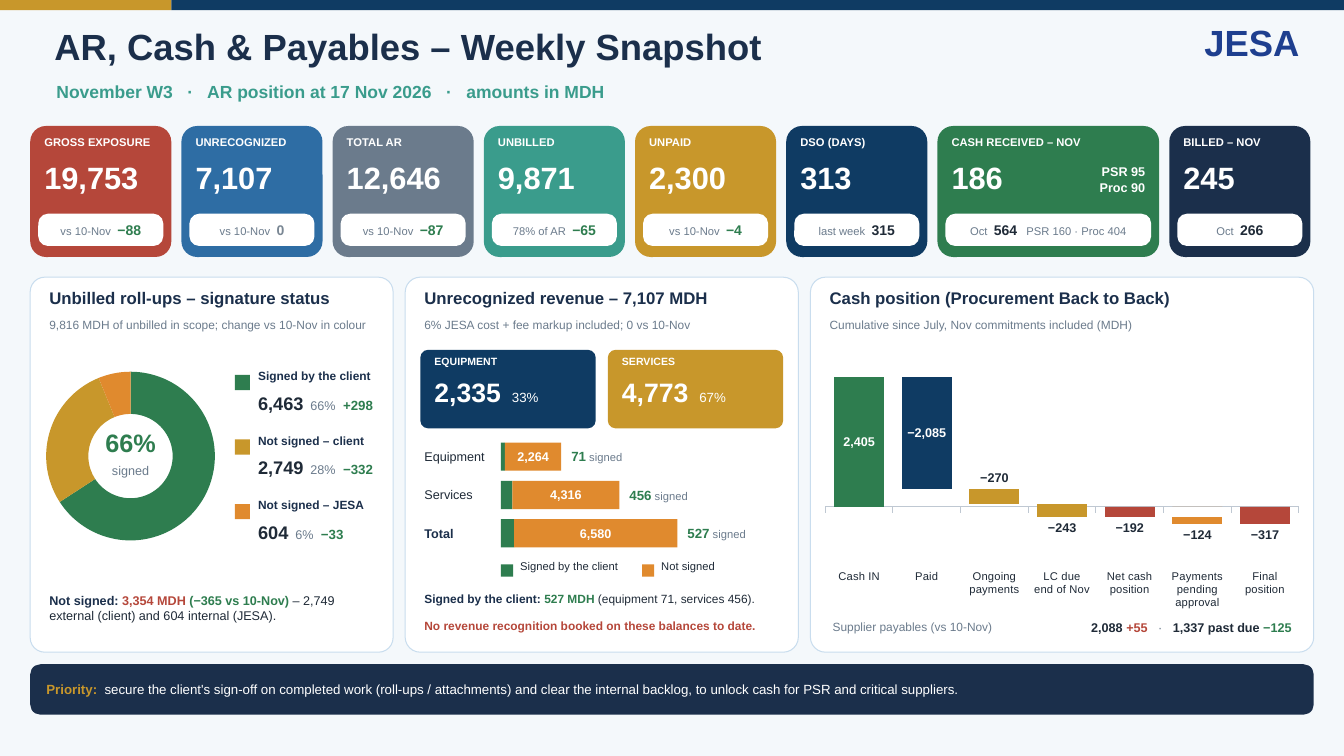
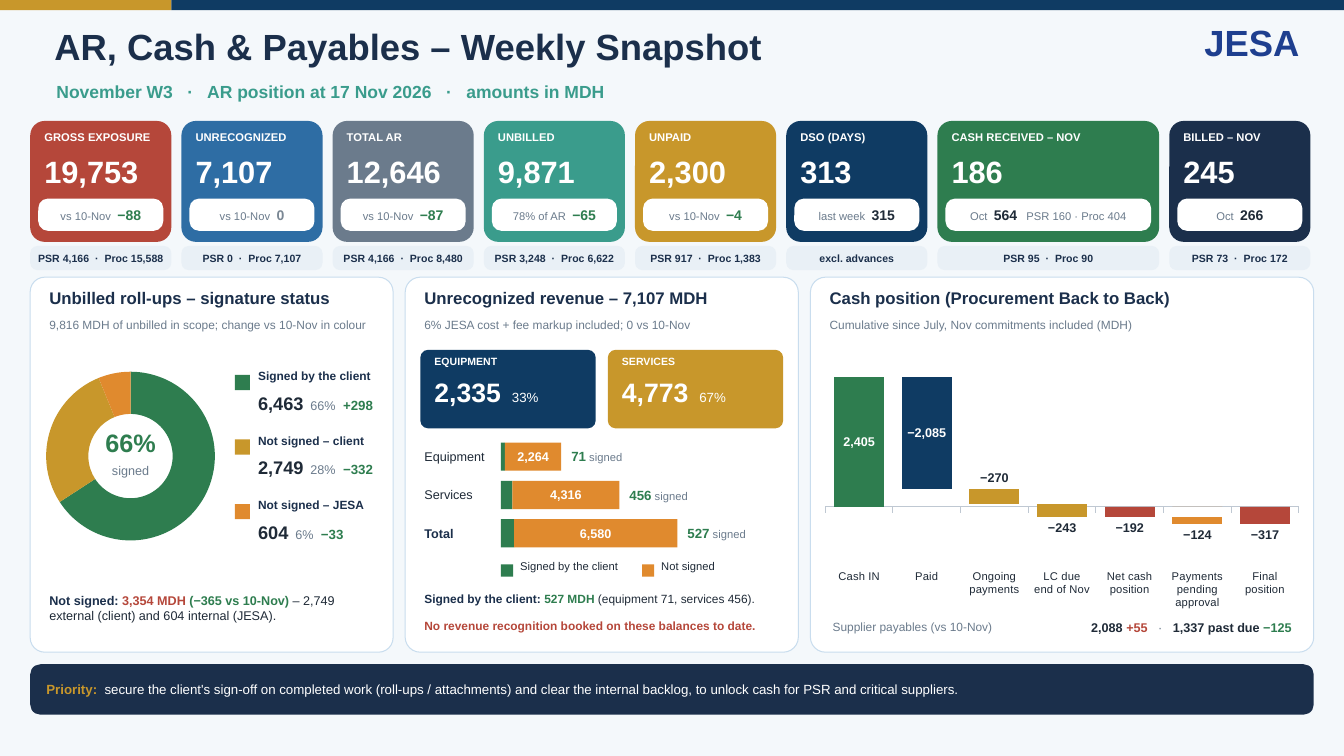
Before and after one commit to cherkaouihassan-art/Skills-Repo, a slide deck: slide 1 of weekly-ar-cash-deck/output/JESA_AR_Cash_Snapshot_Nov_W3_2026-11-18.pptx. Drawn at 1344x756 pixels with LibreOffice and Linux fonts; fonts in the diff are those of the drawing. Boxes give left, top, right and bottom in pixels: in the first picture for what was removed or moved away, otherwise in the second. Text is boxed around its words. In the diff, an @@ line names an element or a change of style, - is before the commit and + after.

```diff
--- a/weekly-ar-cash-deck/output/JESA_AR_Cash_Snapshot_Nov_W3_2026-11-18.pptx
+++ b/weekly-ar-cash-deck/output/JESA_AR_Cash_Snapshot_Nov_W3_2026-11-18.pptx
@@ rounded rectangle: place and size @@
-rounded rectangle at (30,126,171,257)
+rounded rectangle at (30,121,171,242)
@@ rounded rectangle: place and size @@
-rounded rectangle at (181,126,323,257)
+rounded rectangle at (181,121,323,242)
@@ rounded rectangle: place and size @@
-rounded rectangle at (333,126,474,257)
+rounded rectangle at (333,121,474,242)
@@ rounded rectangle: place and size @@
-rounded rectangle at (484,126,625,257)
+rounded rectangle at (484,121,625,242)
@@ rounded rectangle: place and size @@
-rounded rectangle at (635,126,776,257)
+rounded rectangle at (635,121,776,242)
@@ rounded rectangle: place and size @@
-rounded rectangle at (786,126,928,257)
+rounded rectangle at (786,121,928,242)
@@ rounded rectangle: place and size @@
-rounded rectangle at (938,126,1159,257)
+rounded rectangle at (938,121,1159,242)
@@ rounded rectangle: place and size @@
-rounded rectangle at (1170,126,1311,257)
+rounded rectangle at (1170,121,1311,242)
@@ 16 texts: place and size @@
-16 texts at (44,137,1260,194)
+16 texts at (44,132,1260,188)
@@ 8 texts, 8 rounded rectangles: place and size @@
-8 texts, 8 rounded rectangles at (38,214,1303,246)
+8 texts, 8 rounded rectangles at (38,199,1303,231)
@@ rounded rectangle added at (30,246,171,270), fill #E9F0F6 @@
@@ text added at (38,254,163,264), 7.5 pt, text #1B2F4B, bold @@
+PSR 4,166 · Proc 15,588
@@ rounded rectangle added at (181,246,323,270), fill #E9F0F6 @@
@@ text added at (203,254,301,264), 7.5 pt, text #1B2F4B, bold @@
+PSR 0 · Proc 7,107
@@ rounded rectangle added at (333,246,474,270), fill #E9F0F6 @@
@@ text added at (343,254,462,264), 7.5 pt, text #1B2F4B, bold @@
+PSR 4,166 · Proc 8,480
@@ rounded rectangle added at (484,246,625,270), fill #E9F0F6 @@
@@ text added at (495,254,614,264), 7.5 pt, text #1B2F4B, bold @@
+PSR 3,248 · Proc 6,622
@@ rounded rectangle added at (635,246,776,270), fill #E9F0F6 @@
@@ text added at (650,254,760,264), 7.5 pt, text #1B2F4B, bold @@
+PSR 917 · Proc 1,383
@@ rounded rectangle added at (786,246,928,270), fill #E9F0F6 @@
@@ text added at (819,254,894,262), 7.5 pt, text #1B2F4B, bold @@
+excl. advances
@@ text "PSR 95 · Proc 90" at (1003,254,1093,262): vertical alignment top to middle @@
@@ rounded rectangle added at (938,246,1159,270), fill #E9F0F6 @@
@@ text at (1003,254,1093,262): text changed; size 9 to 7.5 pt; text colour #FFFFFF to #1B2F4B @@
-PSR 95
-Proc 90
+PSR 95 · Proc 90
@@ rounded rectangle added at (1170,246,1311,270), fill #E9F0F6 @@
@@ text added at (1192,254,1288,262), 7.5 pt, text #1B2F4B, bold @@
+PSR 73 · Proc 172
```
Also in this commit, not shown: 3 other files.
